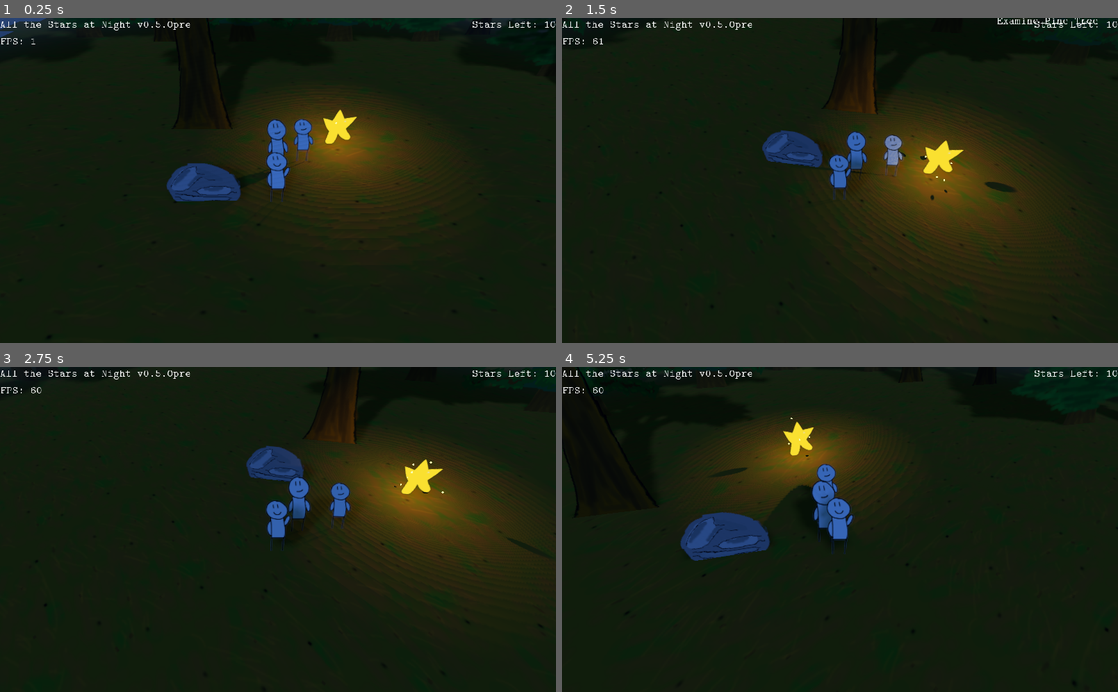
Above: before the commit, frames 1-4 (two rows, left to right).
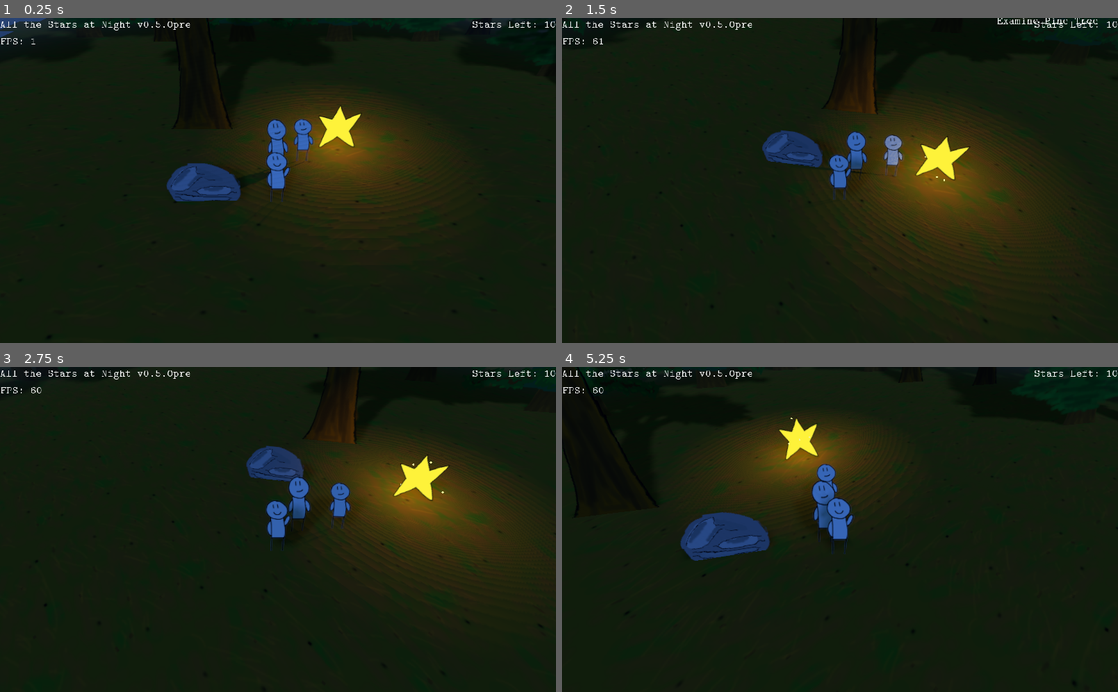
Above: after the commit, the same moments.

Repository: Schoperation/AllTheStarsAtNight
Game: Godot game, scene res://world/World.tscn
The game is run twice, just before and just after one commit, with the same random seed, the same clock (stepped at 60 frames per second) and the same inputs.
Inputs (mouse positions are in pixels of both pictures, inside the frame that each line leads up to):
- Up to frame 1 (0.25 s): no input
- Up to frame 2 (1.5 s): move the mouse to (667, 34) at 0.52 s; hold E (rotate_right) 0.53-1.28 s; tap Mouse wheel up (zoom_in) at 0.6 s; click (667, 34) at 0.67 s; tap Mouse wheel down (zoom_out) at 0.8, 1.35 s; move the mouse to (1045, 31) at 1.27 s; hold S (move_down) from 1.28 s (still down); click (1045, 31) at 1.42 s
- Up to frame 3 (2.75 s): tap Mouse wheel up (zoom_in) at 1.55, 2.1 s; move the mouse to (333, 458) at 2.02 s; release S (move_down) at 2.03 s; hold E (rotate_right) from 2.03 s (still down); tap Mouse wheel down (zoom_out) at 2.3 s
- Up to frame 4 (5.25 s): move the mouse to (812, 594) at 2.77 s; release E (rotate_right) at 2.78 s; hold W (move_up) 2.78-3.53 s; tap Mouse wheel down (zoom_out) at 2.85, 3.8, 4.35 s; click (812, 594) at 2.92 s; tap Mouse wheel up (zoom_in) at 3.05, 3.6, 4.55, 5.1 s; move the mouse to (1006, 578) at 3.52 s; hold Q (rotate_left) 3.53-5.03 s; move the mouse to (673, 480) at 4.27 s; move the mouse to (867, 529) at 5.02 s; hold S (move_down) from 5.03 s (still down); click (867, 529) at 5.17 s

The runs differ from the first frame. In frame 1, 0.2% of the frame differs, in the area x 57-65%, y 27-40%; in frame 2, 0.4%; in frame 3, 0.3%; in frame 4, 0.6%, in the area x 27-47%, y 15-48%.

Commit message:
Reorganized assets, redid star sprite

Diff:
--- a/assets/new_image.tres
+++ /dev/null
@@ -1,10 +0,0 @@
-[gd_resource type="Image" format=2]
-
-[resource]
-data = {
-"data": PoolByteArray(  ),
-"format": "Lum8",
-"height": 0,
-"mipmaps": false,
-"width": 0
-}
--- a/environment/Rock.tscn
+++ b/environment/Rock.tscn
@@ -1,7 +1,8 @@
 [gd_scene load_steps=5 format=2]
 
-[ext_resource path="res://assets/rock.png" type="Texture" id=1]
+[ext_resource path="res://assets/misc_environment/rock.png" type="Texture" id=1]
 [ext_resource path="res://environment/Rock.gd" type="Script" id=2]
+
 
 [sub_resource type="BoxShape" id=1]
 extents = Vector3( 2.96161, 1.95028, 0.204981 )
--- a/environment/Star.tscn
+++ b/environment/Star.tscn
@@ -1,7 +1,8 @@
 [gd_scene load_steps=8 format=2]
 
-[ext_resource path="res://assets/star.png" type="Texture" id=1]
+[ext_resource path="res://assets/misc_environment/star.png" type="Texture" id=1]
 [ext_resource path="res://environment/Star.gd" type="Script" id=2]
+
 
 [sub_resource type="BoxShape" id=1]
 extents = Vector3( 2.09187, 2.26051, 0.827329 )
@@ -25,14 +26,12 @@
 damping = 1.0
 
 [sub_resource type="SpatialMaterial" id=4]
+flags_transparent = true
+flags_unshaded = true
+flags_do_not_receive_shadows = true
+flags_disable_ambient_light = true
 vertex_color_use_as_albedo = true
-albedo_color = Color( 0.980392, 0.968627, 0.141176, 1 )
-metallic = 0.22
-emission_enabled = true
-emission = Color( 0.964706, 0.976471, 0.690196, 1 )
-emission_energy = 1.0
-emission_operator = 0
-emission_on_uv2 = false
+albedo_color = Color( 0.964706, 0.960784, 0.607843, 1 )
 
 [sub_resource type="SphereMesh" id=5]
 material = SubResource( 4 )
@@ -53,7 +52,7 @@
 shape = SubResource( 1 )
 
 [node name="AnimatedSprite3D" type="AnimatedSprite3D" parent="."]
-transform = Transform( 3, 0, 0, 0, 2.7021, 1.30334, 0, -1.30334, 2.7021, 0, 0, 0 )
+transform = Transform( 1, 0, 0, 0, 0.900698, 0.434446, 0, -0.434446, 0.900698, 0, 0, 0 )
 alpha_cut = 2
 frames = SubResource( 2 )
 
--- a/environment/Trail.tscn
+++ b/environment/Trail.tscn
@@ -1,6 +1,7 @@
 [gd_scene load_steps=5 format=2]
 
-[ext_resource path="res://assets/trail.png" type="Texture" id=1]
+[ext_resource path="res://assets/ground/trail.png" type="Texture" id=1]
+
 
 [sub_resource type="CubeMesh" id=1]
 
--- a/environment/Tree.tscn
+++ b/environment/Tree.tscn
@@ -1,9 +1,10 @@
 [gd_scene load_steps=7 format=2]
 
-[ext_resource path="res://assets/tree_proto.png" type="Texture" id=1]
-[ext_resource path="res://assets/pine_tree.png" type="Texture" id=2]
-[ext_resource path="res://assets/pine_tree_2.png" type="Texture" id=3]
+[ext_resource path="res://assets/trees/tree_proto.png" type="Texture" id=1]
+[ext_resource path="res://assets/trees/pine_tree.png" type="Texture" id=2]
+[ext_resource path="res://assets/trees/pine_tree_2.png" type="Texture" id=3]
 [ext_resource path="res://environment/Tree.gd" type="Script" id=4]
+
 
 [sub_resource type="BoxShape" id=1]
 extents = Vector3( 0.746803, 3.09312, 0.112033 )
--- a/follower/Follower.tscn
+++ b/follower/Follower.tscn
@@ -1,7 +1,8 @@
 [gd_scene load_steps=5 format=2]
 
-[ext_resource path="res://assets/follower.png" type="Texture" id=1]
+[ext_resource path="res://assets/people/follower.png" type="Texture" id=1]
 [ext_resource path="res://follower/Follower.gd" type="Script" id=2]
+
 
 [sub_resource type="BoxShape" id=3]
 extents = Vector3( 1.14223, 2.90135, 0.152363 )
--- a/fonts/architect-s-daughter/ArchitectsDaughter32.tres
+++ /dev/null
@@ -1,8 +0,0 @@
-[gd_resource type="DynamicFont" load_steps=2 format=2]
-
-[ext_resource path="res://fonts/architect-s-daughter/ArchitectsDaughter.ttf" type="DynamicFontData" id=1]
-
-[resource]
-
-size = 32
-font_data = ExtResource( 1 )
--- a/fonts/connection_ii/ConnectionII.tres
+++ /dev/null
@@ -1,8 +0,0 @@
-[gd_resource type="DynamicFont" load_steps=2 format=2]
-
-[ext_resource path="res://fonts/connection_ii/ConnectionII.otf" type="DynamicFontData" id=1]
-
-[resource]
-
-size = 30
-font_data = ExtResource( 1 )
--- a/fonts/droid-sans/DroidSans.tres
+++ /dev/null
@@ -1,8 +0,0 @@
-[gd_resource type="DynamicFont" load_steps=2 format=2]
-
-[ext_resource path="res://fonts/droid-sans/DroidSans.ttf" type="DynamicFontData" id=1]
-
-[resource]
-
-size = 32
-font_data = ExtResource( 1 )
--- a/fonts/kirifont/Kirifont.tres
+++ /dev/null
@@ -1,10 +0,0 @@
-[gd_resource type="DynamicFont" load_steps=2 format=2]
-
-[ext_resource path="res://fonts/kirifont/KiriFont.otf" type="DynamicFontData" id=1]
-
-[resource]
-
-size = 32
-extra_spacing_top = -5
-extra_spacing_bottom = -20
-font_data = ExtResource( 1 )
--- a/fonts/linux-libertine/LinuxLibertine.tres
+++ /dev/null
@@ -1,5 +0,0 @@
-[gd_resource type="DynamicFontData" format=2]
-
-[resource]
-
-font_path = "res://fonts/linux-libertine/LinLibertine_5.3.0_2012_07_02/LinLibertineOTF_5.3.0_2012_07_02/LinLibertine_R.otf"
--- a/fonts/montreal/Montreal.tres
+++ /dev/null
@@ -1,8 +0,0 @@
-[gd_resource type="DynamicFont" load_steps=2 format=2]
-
-[ext_resource path="res://fonts/montreal/Montreal-Regular.ttf" type="DynamicFontData" id=1]
-
-[resource]
-
-size = 32
-font_data = ExtResource( 1 )
--- a/fonts/poco/Poco.tres
+++ /dev/null
@@ -1,11 +0,0 @@
-[gd_resource type="DynamicFont" load_steps=2 format=2]
-
-[ext_resource path="res://fonts/poco/Poco.ttf" type="DynamicFontData" id=1]
-
-[resource]
-
-size = 40
-use_mipmaps = true
-extra_spacing_top = -18
-extra_spacing_bottom = 2
-font_data = ExtResource( 1 )
--- a/fonts/source-code-pro/SourceCodePro.tres
+++ /dev/null
@@ -1,8 +0,0 @@
-[gd_resource type="DynamicFont" load_steps=2 format=2]
-
-[ext_resource path="res://fonts/source-code-pro/source-code-pro-2.010R-ro-1.030R-it/TTF/SourceCodePro-Regular.ttf" type="DynamicFontData" id=1]
-
-[resource]
-
-size = 32
-font_data = ExtResource( 1 )
--- a/fonts/xolonium/Xolonium.tres
+++ /dev/null
@@ -1,8 +0,0 @@
-[gd_resource type="DynamicFont" load_steps=2 format=2]
-
-[ext_resource path="res://fonts/xolonium/xolonium-fonts-4.1/ttf/Xolonium-Regular.ttf" type="DynamicFontData" id=1]
-
-[resource]
-
-size = 32
-font_data = ExtResource( 1 )
--- a/player/Player.tscn
+++ b/player/Player.tscn
@@ -1,7 +1,8 @@
 [gd_scene load_steps=5 format=2]
 
-[ext_resource path="res://assets/player.png" type="Texture" id=1]
+[ext_resource path="res://assets/people/player.png" type="Texture" id=1]
 [ext_resource path="res://player/PlayerMovement.gd" type="Script" id=2]
+
 
 [sub_resource type="BoxShape" id=1]
 extents = Vector3( 1.07322, 2.34728, 0.689479 )
--- /dev/null
+++ b/ui/MapControls.gd
@@ -0,0 +1,80 @@
+extends Camera
+
+"""
+Script for zooming and rotating the map
+"""
+
+# Keep track of where we are
+var t = 1 # zoom
+var r = 0 # rotate
+var defaultPos
+
+func _ready():
+	defaultPos = self.transform.origin
+	changeCameraPos()
+
+func _input(event):
+	if Input.is_action_just_released("zoom_in"):
+		t -= 0.1
+		if t < 0:
+			t = 0
+		changeCameraPos()
+	elif Input.is_action_just_released("zoom_out"):
+		t += 0.1
+		if t > 2.0:
+			t = 2.0
+		changeCameraPos()
+
+# For smoother rotation
+func _process(delta):
+	# To "snap" back from rotated view
+	if r > 0 and not Input.is_action_pressed("rotate_right"):
+		r -= 0.5 * (1 - r/10.5)
+		changeCameraPos()
+	elif r < 0 and not Input.is_action_pressed("rotate_left"):
+		r += 0.5 * (1 + r/10.5)
+		changeCameraPos()
+	# Actual rotation
+	elif Input.is_action_pressed("rotate_left"):
+		r -= 0.5 * (1 + r/10.5) # Slow down as we approach limit
+		if r < -10:
+			r = -10
+		changeCameraPos()
+	elif Input.is_action_pressed("rotate_right"):
+		r += 0.5 * (1 - r/10.5)
+		if r > 10:
+			r = 10
+		changeCameraPos()
+
+	# Deadzone
+	if r > -0.3 and r < 0.3 and r != 0:
+		r = 0
+		changeCameraPos()
+
+func changeCameraPos():
+	# Follow a parabola
+	var parabolaZ = 0.5 * (t + 1.5)
+	var parabolaY = 0.5 * t * t + 0.25
+	self.transform.origin.z = defaultPos.z * parabolaZ - abs(0.5 * r) + 1
+	self.transform.origin.y = defaultPos.y * parabolaY
+	self.transform.origin.x = r
+
+	# Set angle
+	# theta = arctan(z/y)
+	#var theta = atan(parabolaY/(parabolaZ - 0.1)) * -1.1
+	#self.rotation.x = theta
+
+	look_at(get_parent().transform.origin, Vector3(0, 1, 0))
+	changeAngles()
+
+func changeAngles():
+	var angle = atan(self.transform.origin.x / abs(self.global_transform.origin.z - get_parent().transform.origin.z))
+
+	# Player
+	get_parent().get_node("AnimatedSprite3D").rotation = Vector3(get_parent().get_node("AnimatedSprite3D").rotation.x, angle, 0)
+
+	for item in get_tree().get_nodes_in_group("Environment_Objs"):
+		item.get_node("AnimatedSprite3D").rotation = Vector3(item.get_node("AnimatedSprite3D").rotation.x, angle * 0.75, 0)
+
+	for item in get_tree().get_nodes_in_group("Followers"):
+		item.get_node("AnimatedSprite3D").rotation = Vector3(item.get_node("AnimatedSprite3D").rotation.x, angle, 0)
--- a/ui/Zoom.gd
+++ /dev/null
@@ -1,82 +0,0 @@
-extends Camera
-
-"""
-Script for zooming in and out of the map
-
-Also for changing the skybox color
-"""
-
-# Keep track of where we are
-var t = 1 # zoom
-var r = 0 # rotate
-var defaultPos
-
-func _ready():
-	defaultPos = self.transform.origin
-	changeCameraPos()
-
-func _input(event):
-	if Input.is_action_just_released("zoom_in"):
-		t -= 0.1
-		if t < 0:
-			t = 0
-		changeCameraPos()
-	elif Input.is_action_just_released("zoom_out"):
-		t += 0.1
-		if t > 2.0:
-			t = 2.0
-		changeCameraPos()
-
-# For smoother rotation
-func _process(delta):
-	# To "snap" back from rotated view
-	if r > 0 and not Input.is_action_pressed("rotate_right"):
-		r -= 0.5 * (1 - r/10.5)
-		changeCameraPos()
-	elif r < 0 and not Input.is_action_pressed("rotate_left"):
-		r += 0.5 * (1 + r/10.5)
-		changeCameraPos()
-	# Actual rotation
-	elif Input.is_action_pressed("rotate_left"):
-		r -= 0.5 * (1 + r/10.5) # Slow down as we approach limit
-		if r < -10:
-			r = -10
-		changeCameraPos()
-	elif Input.is_action_pressed("rotate_right"):
-		r += 0.5 * (1 - r/10.5)
-		if r > 10:
-			r = 10
-		changeCameraPos()
-
-	# Deadzone
-	if r > -0.3 and r < 0.3 and r != 0:
-		r = 0
-		changeCameraPos()
-
-func changeCameraPos():
-	# Follow a parabola
-	var parabolaZ = 0.5 * (t + 1.5)
-	var parabolaY = 0.5 * t * t + 0.25
-	self.transform.origin.z = defaultPos.z * parabolaZ - abs(0.5 * r) + 1
-	self.transform.origin.y = defaultPos.y * parabolaY
-	self.transform.origin.x = r
-
-	# Set angle
-	# theta = arctan(z/y)
-	#var theta = atan(parabolaY/(parabolaZ - 0.1)) * -1.1
-	#self.rotation.x = theta
-
-	look_at(get_parent().transform.origin, Vector3(0, 1, 0))
-	changeAngles()
-
-func changeAngles():
-	var angle = atan(self.transform.origin.x / abs(self.global_transform.origin.z - get_parent().transform.origin.z))
-
-	# Player
-	get_parent().get_node("AnimatedSprite3D").rotation = Vector3(get_parent().get_node("AnimatedSprite3D").rotation.x, angle, 0)
-
-	for item in get_tree().get_nodes_in_group("Environment_Objs"):
-		item.get_node("AnimatedSprite3D").rotation = Vector3(item.get_node("AnimatedSprite3D").rotation.x, angle * 0.75, 0)
-
-	for item in get_tree().get_nodes_in_group("Followers"):
-		item.get_node("AnimatedSprite3D").rotation = Vector3(item.get_node("AnimatedSprite3D").rotation.x, angle, 0)
--- a/world/Chunk.tscn
+++ b/world/Chunk.tscn
@@ -1,7 +1,8 @@
 [gd_scene load_steps=7 format=2]
 
-[ext_resource path="res://assets/ground_forest.png" type="Texture" id=1]
+[ext_resource path="res://assets/ground/ground_forest.png" type="Texture" id=1]
 [ext_resource path="res://world/Chunk.gd" type="Script" id=2]
+
 
 [sub_resource type="SpatialMaterial" id=1]
 vertex_color_use_as_albedo = true
--- a/world/World.tscn
+++ b/world/World.tscn
@@ -7,7 +7,7 @@
 [ext_resource path="res://world/WorldGeneration.gd" type="Script" id=5]
 [ext_resource path="res://environment/Rock.tscn" type="PackedScene" id=6]
 [ext_resource path="res://ui/UI.tscn" type="PackedScene" id=7]
-[ext_resource path="res://ui/Zoom.gd" type="Script" id=8]
+[ext_resource path="res://ui/MapControls.gd" type="Script" id=8]
 [ext_resource path="res://follower/Follower.tscn" type="PackedScene" id=9]
 
 [sub_resource type="Environment" id=1]
Binary file removed: assets/2018-05-30_20.53.20_modified.png
Not shown, removed: assets/2018-05-30_20.53.20_modified.png.import
Not shown, removed: assets/follower.png.import
Renamed: assets/ground_forest.png -> assets/ground/ground_forest.png
Not shown, added: assets/ground/ground_forest.png.import
Renamed: assets/trail.png -> assets/ground/trail.png
Not shown, added: assets/ground/trail.png.import
Not shown, removed: assets/ground_forest.png.import
Renamed: assets/rock.png -> assets/misc_environment/rock.png
Not shown, added: assets/misc_environment/rock.png.import
Binary file added: assets/misc_environment/star.png
Not shown, added: assets/misc_environment/star.png.import
(and 85 more such lines)
